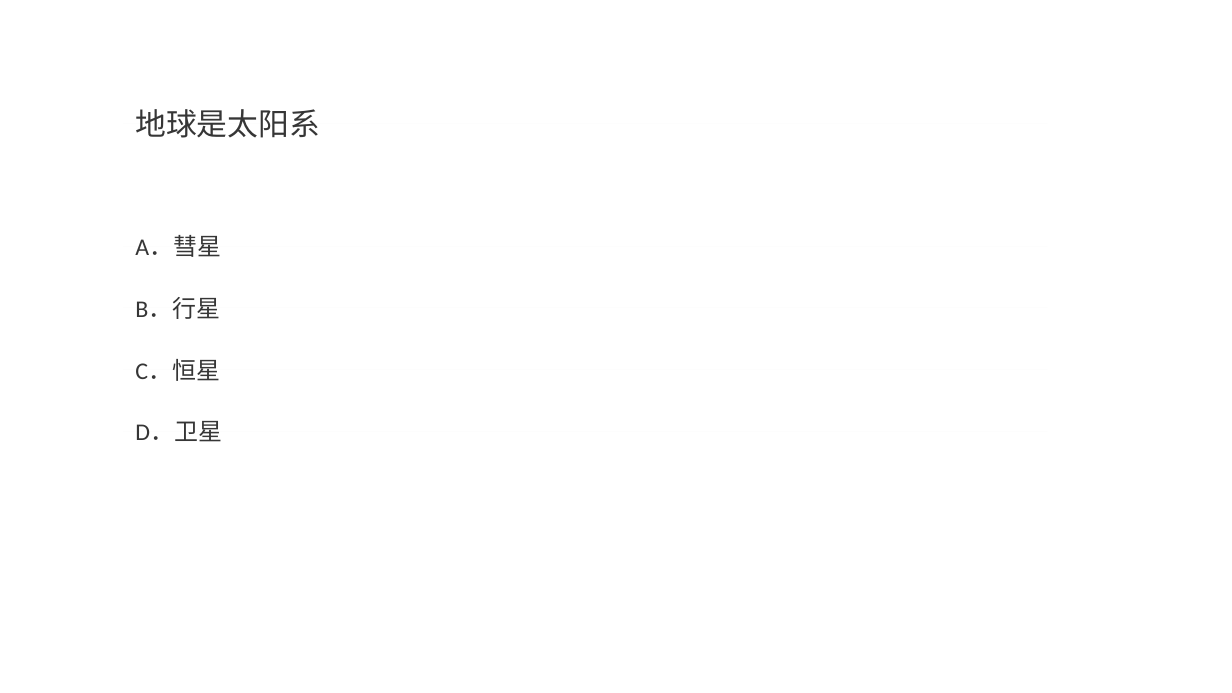
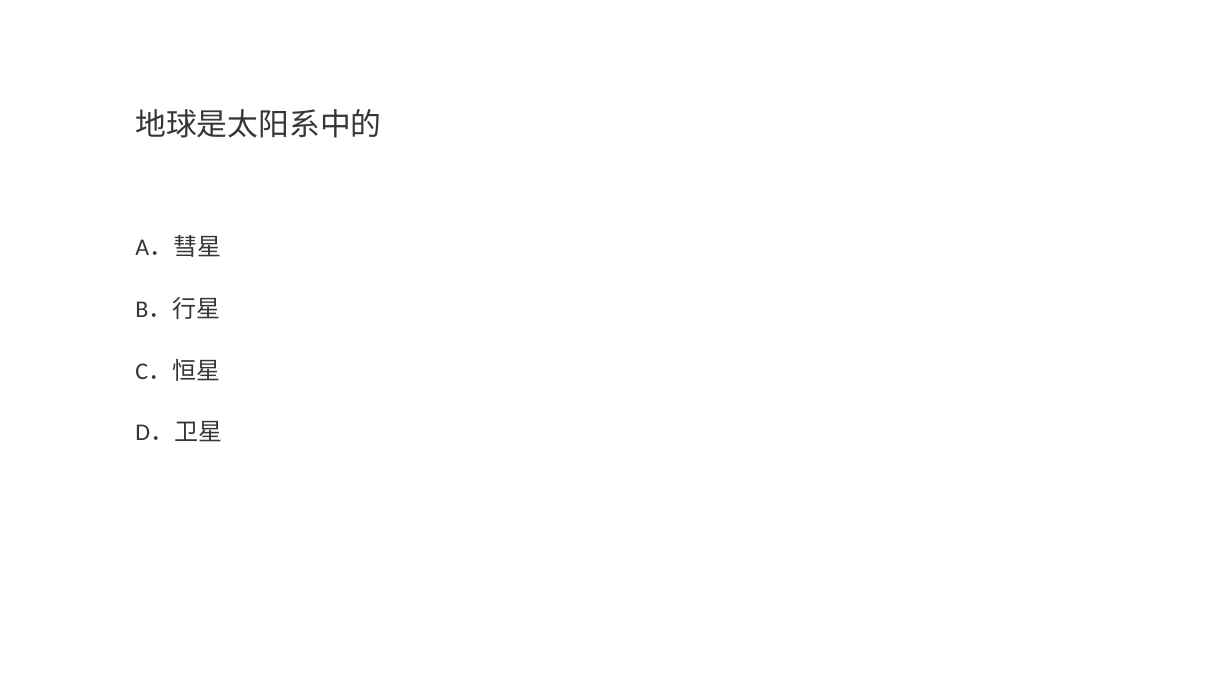
Before and after one commit to momoko8443/mang_project, a slide deck: slide 1 of question.pptx. Drawn at 1232x693 pixels with LibreOffice and Linux fonts; fonts in the diff are those of the drawing. Boxes give left, top, right and bottom in pixels: in the first picture for what was removed or moved away, otherwise in the second. Text is boxed around its words. In the diff, an @@ line names an element or a change of style, - is before the commit and + after.

```diff
--- a/question.pptx
+++ b/question.pptx
@@ text at [135, 109, 381, 138]: text changed @@
-地球是太阳系
+地球是太阳系中的
```
Also in this commit, not shown: 5 other slides changed, 30 other files.
